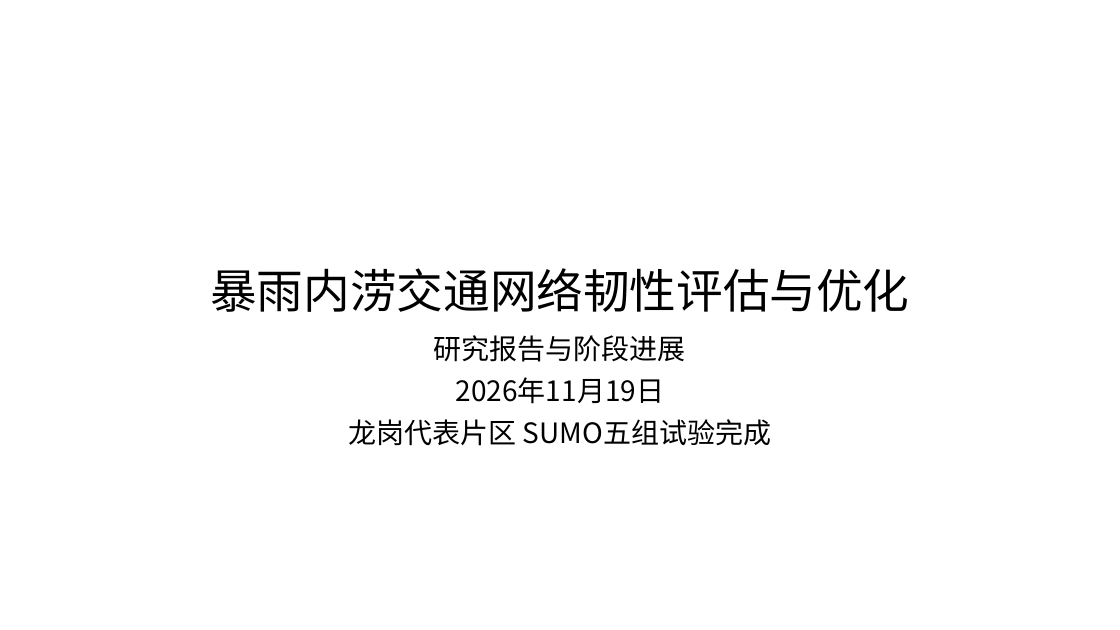
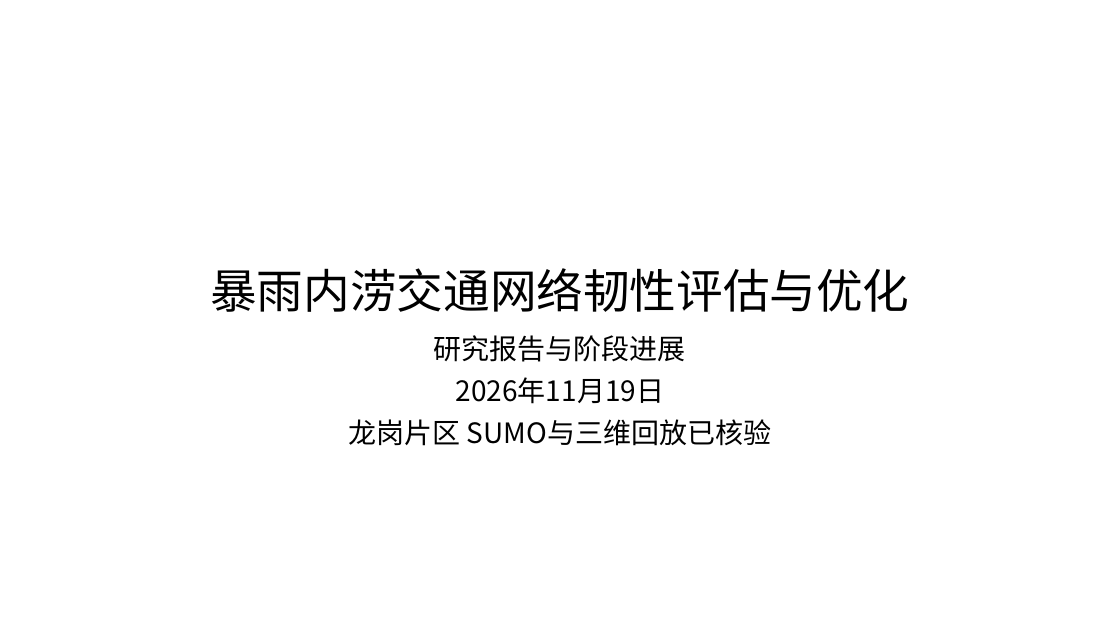
Before and after one commit to zhzhzh666/jiaotong, a slide deck: slide 1 of docs/deliverables/开题与阶段进展汇报.pptx. Drawn at 1120x630 pixels with LibreOffice and Linux fonts; fonts in the diff are those of the drawing. Boxes give left, top, right and bottom in pixels: in the first picture for what was removed or moved away, otherwise in the second. Text is boxed around its words. In the diff, an @@ line names an element or a change of style, - is before the commit and + after.

```diff
--- a/docs/deliverables/开题与阶段进展汇报.pptx
+++ b/docs/deliverables/开题与阶段进展汇报.pptx
@@ subtitle at <box>349,419,771,446</box>: text changed @@
-龙岗代表片区 SUMO五组试验完成
+龙岗片区 SUMO与三维回放已核验
```
Also in this commit, not shown: 7 other slides changed, 3 slides added, 17 other files.
